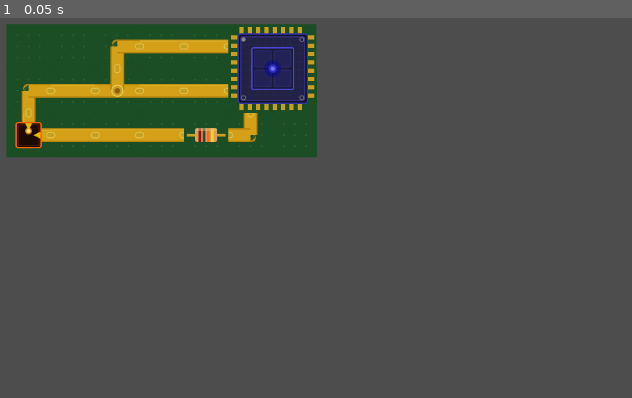
Above: before the commit, frame 1.
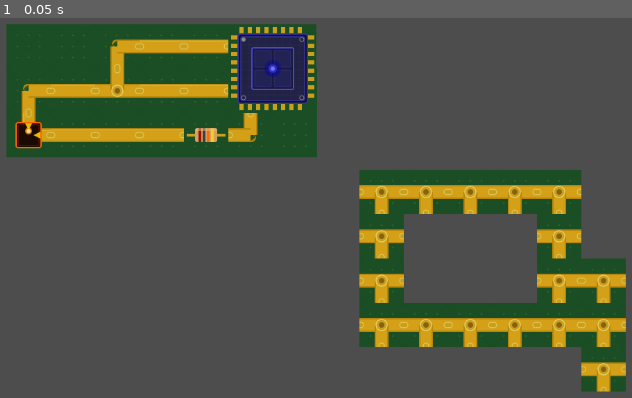
Above: after the commit, the same moment.

Repository: ProfessorLayton322/ldjam_59
Game: Godot game, scene res://scenes/example.tscn
Two runs of this game, one before a commit and one after it. Both use one fixed random seed, a clock stepped at 60 frames per second and the inputs below. The project has no main scene, so this scene is started directly.
Inputs:
- Up to frame 1 (0.05 s): no input

The runs differ from the first frame. In frame 1, 14% of the frame differs, in the area x 56-100%, y 40-99%.

Commit message:
Add a tilemap scratch

Diff:
--- a/ludum-dare-59/scenes/example.tscn
+++ b/ludum-dare-59/scenes/example.tscn
@@ -7,6 +7,15 @@
 [ext_resource type="Texture2D" uid="uid://b4kre37knet61" path="res://assets/textures/towers/resistor.svg" id="5_sbkjb"]
 [ext_resource type="Texture2D" uid="uid://ehje7t8cs38k" path="res://assets/textures/start/start_NE.svg" id="6_6ydoj"]
 [ext_resource type="Texture2D" uid="uid://c8iu0xx6dhssk" path="res://assets/textures/tracks/track_t_junction.svg" id="7_rhq5j"]
+[ext_resource type="PackedScene" uid="uid://cwo32yamquubq" path="res://scenes/track_tile.tscn" id="8_1ywam"]
+
+[sub_resource type="TileSetScenesCollectionSource" id="TileSetScenesCollectionSource_ba3wm"]
+resource_name = "test"
+scenes/1/scene = ExtResource("8_1ywam")
+
+[sub_resource type="TileSet" id="TileSet_3hvnp"]
+tile_size = Vector2i(64, 64)
+sources/0 = SubResource("TileSetScenesCollectionSource_ba3wm")
 
 [node name="PcbEmpty" type="Sprite2D"]
 position = Vector2(160, 119)
@@ -153,3 +162,9 @@
 position = Vector2(64, 64)
 rotation = 3.1415927
 texture = ExtResource("7_rhq5j")
+
+[node name="TileMap" type="TileMap" parent="."]
+position = Vector2(541, 306)
+tile_set = SubResource("TileSet_3hvnp")
+format = 2
+layer_0/tile_data = PackedInt32Array(-65537, 0, 65536, -65538, 0, 65536, -2, 0, 65536, 65534, 0, 65536, 131070, 0, 65536, 131071, 0, 65536, 65536, 0, 65536, 65537, 0, 65536, 65538, 0, 65536, 65539, 0, 65536, 131075, 0, 65536, -131072, 0, 65536, -131071, 0, 65536, -131070, 0, 65536, -65534, 0, 65536, 2, 0, 65536, 3, 0, 65536)
Not shown: 1 places in ludum-dare-59/scenes/example.tscn that only renumber resources
